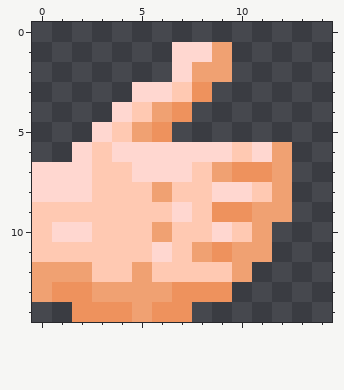
Two states of a pixel-art sprite, forum/styles/Default/images/friend.png. Above, as it was before the edit.
The file is 15x15 pixels. Pixels under 10% opacity are left out.
And afterwards:
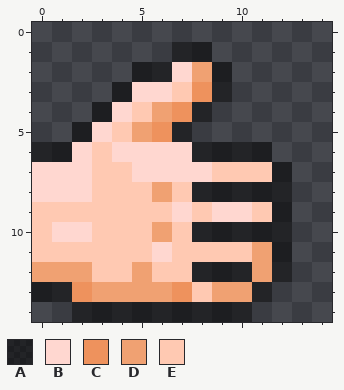
Palette (. is transparent): A #00000080  B #ffd7d0  C #ee925d  D #f0a172  E #ffc9b2
The commit says: Changed: Made the friend and enemy images stand out better.
Change:
{"y":1,"x":7,"old":"BBD","new":"AA."}
{"y":2,"x":5,"old":"..","new":"AA"}
{"y":2,"x":9,"old":"D","new":"A"}
{"y":3,"x":4,"old":".","new":"A"}
{"y":3,"x":9,"old":".","new":"A"}
{"y":4,"x":3,"old":".","new":"A"}
{"y":4,"x":8,"old":".","new":"A"}
{"y":5,"x":2,"old":".","new":"A"}
{"y":5,"x":7,"old":".","new":"A"}
{"y":6,"x":0,"old":"..","new":"AA"}
{"y":6,"x":8,"old":"BBEBD","new":"AAAA."}
{"y":7,"x":8,"old":"EDCCD","new":"BEEEA"}
{"y":8,"x":8,"old":"EBBED","new":"AAAAA"}
{"y":9,"x":9,"old":"CCDD","new":"BBEA"}
{"y":10,"x":8,"old":"EBED.","new":"AAAAA"}
{"y":11,"x":8,"old":"DCD","new":"EEE"}
{"y":11,"x":12,"old":".","new":"A"}
{"y":12,"x":8,"old":"EED..","new":"AAADA"}
{"y":13,"x":0,"old":"DC","new":"AA"}
{"y":13,"x":8,"old":"CC..","new":"EDDA"}
{"y":14,"x":2,"old":"CCCDCC...","new":"AAAAAAAAA"}
{"label":"changed","picture_box":[32,42,292,322]}
